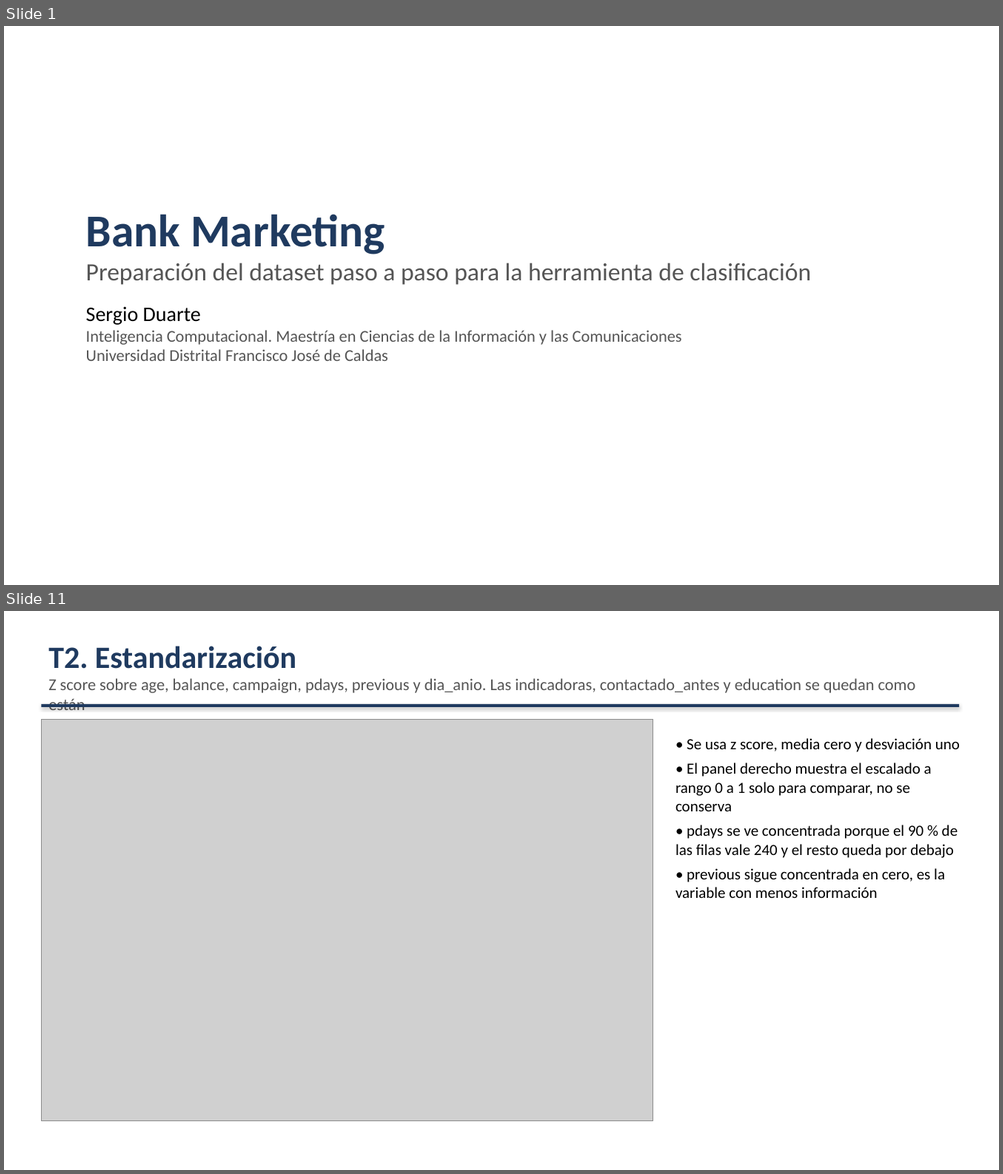
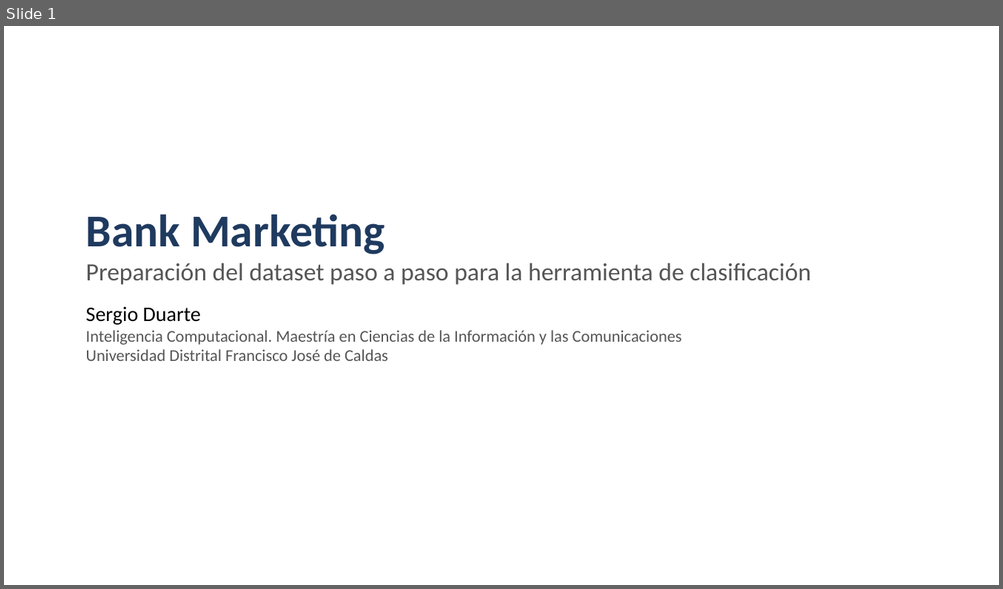
Before and after one commit to Checho019/maestria-inteligencia-computacional, a slide deck: Exposicion Bank/exposicion_bank.pptx. Shown one above the other, each under a label of ours: slides 1 and 11 before the commit, slide 1 after it; the slides between them are not shown. The pictures are 1003x1174 and 1003x589 pixels, drawn with LibreOffice and Linux fonts; fonts in the diff are those of the drawing; grey boxes stand for pictures. Boxes give left, top, right and bottom in pixels: in the first picture for what was removed or moved away, otherwise in the second. Text is boxed around its words. In the diff, an @@ line names an element or a change of style, - is before the commit and + after.

```diff
--- a/Exposicion Bank/exposicion_bank.pptx
+++ b/Exposicion Bank/exposicion_bank.pptx
@@ slide 11 removed at (4,611,999,1170), background #FFFFFF @@
@@ text removed at (48,646,916,710) @@
-T2. Estandarización
-Z score sobre age, balance, campaign, pdays, previous y dia_anio. Las indicadoras, contactado_antes y education se quedan como están
@@ rectangle removed at (41,704,959,707) @@
@@ picture removed at (41,719,653,1122) @@
@@ text removed at (675,738,959,898) @@
-• Se usa z score, media cero y desviación uno
-• El panel derecho muestra el escalado a rango 0 a 1 solo para comparar, no se conserva
-• pdays se ve concentrada porque el 90 % de las filas vale 240 y el resto queda por debajo
-• previous sigue concentrada en cero, es la variable con menos información
```
Also in this commit, not shown: 8 slides changed, 1 slide added, 5 other slides removed, 3 other files.
